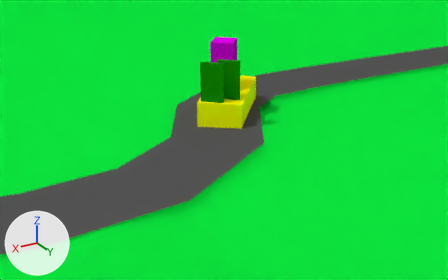
An edit to the Blender file 03-Scenes/Kamerafahrt.blend, drawn before and after from the same camera.
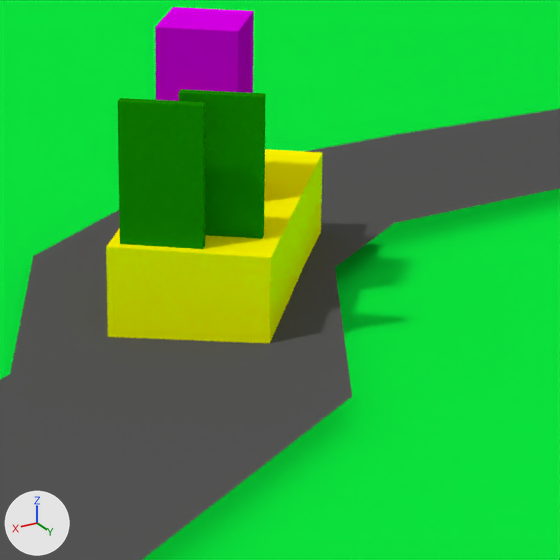
Old and new are each drawn from a 50 mm camera at (5.18, 15.44, 5.2) aimed at (-1.11, 4.96, -0.03) and again close up on the part from 38% to 72% of the width and 13% to 67% of the height. The lights are fixed; the arrows at lower left show +X, +Y and +Z. Both versions are drawn at frame 495 of the action 'Kamera4Action'; the numbers are the values there.

Objects in the first close-up: 'Car', 'Frog', 'Frog.001', 'Roboter', 'Street', 'landscape'.
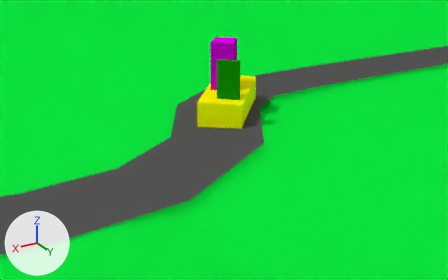
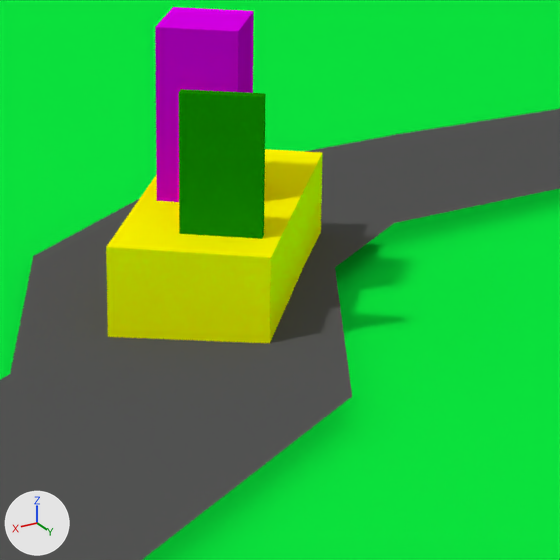
The change, as a diff of the scene's bpy script:
```diff
--- a/03-Scenes/Kamerafahrt.blend.py
+++ b/03-Scenes/Kamerafahrt.blend.py
@@ ob_frog_001 @@
 ob_frog_001.scale = (0.0351, 0.25, 0.459)
+ob_frog_001.hide_viewport = True
```

Changed parts and their boxes (x1, y1, x2, y2) in the close-ups (560 x 560 px):
'Frog.001', hidden (green)
    before: (118, 98, 205, 249)
